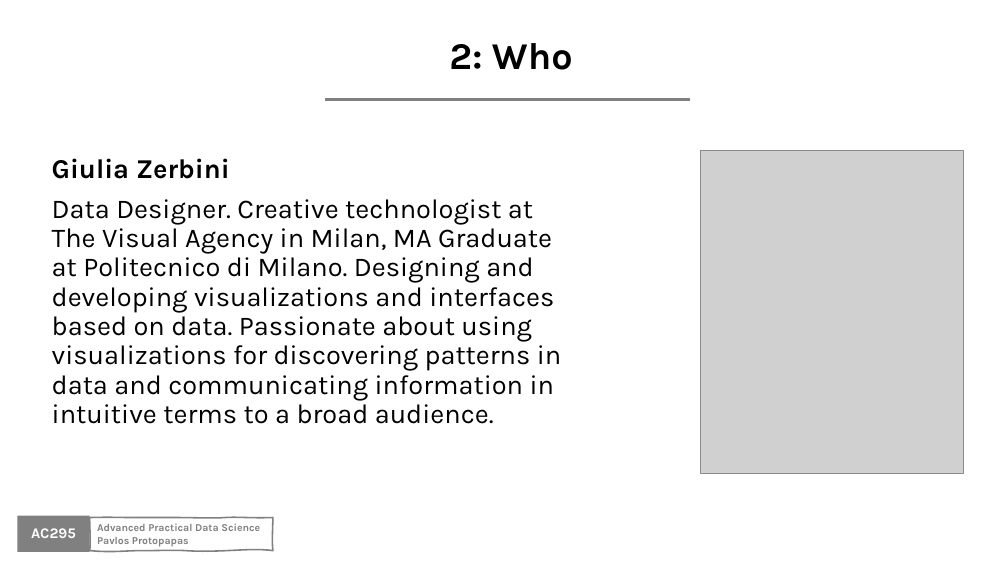
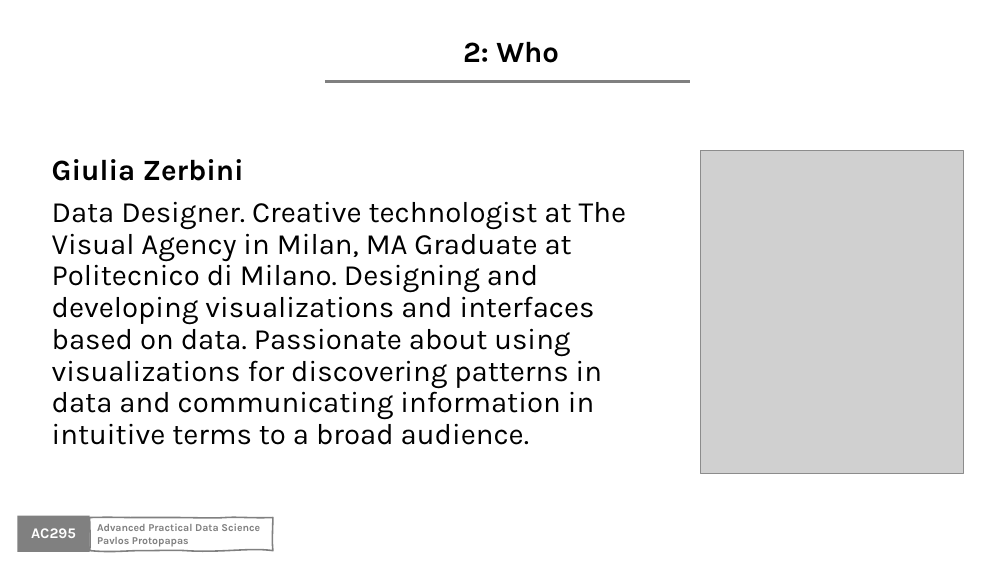
Before and after one commit to Harvard-IACS/2020-AC295, a slide deck: slide 10 of content/lectures/lecture1/presentation/lecture1_draft.pptx. Drawn at 1008x567 pixels with LibreOffice and Linux fonts; fonts in the diff are those of the drawing; grey boxes stand for pictures; background and template pictures are left out. Boxes give left, top, right and bottom in pixels: in the first picture for what was removed or moved away, otherwise in the second. Text is boxed around its words. In the diff, an @@ line names an element or a change of style, - is before the commit and + after.

```diff
--- a/content/lectures/lecture1/presentation/lecture1_draft.pptx
+++ b/content/lectures/lecture1/presentation/lecture1_draft.pptx
@@ text "2: Who" at box(463, 41, 559, 63): size 36 to 28 pt, bold off @@
@@ line moved from (325, 99) - (690, 99) to (325, 82) - (690, 82) @@
@@ text "Giulia Zerbini" at box(52, 159, 626, 445): size 25.9 to 28 pt @@
```
Also in this commit, not shown: 11 other slides changed, 6 other files.
